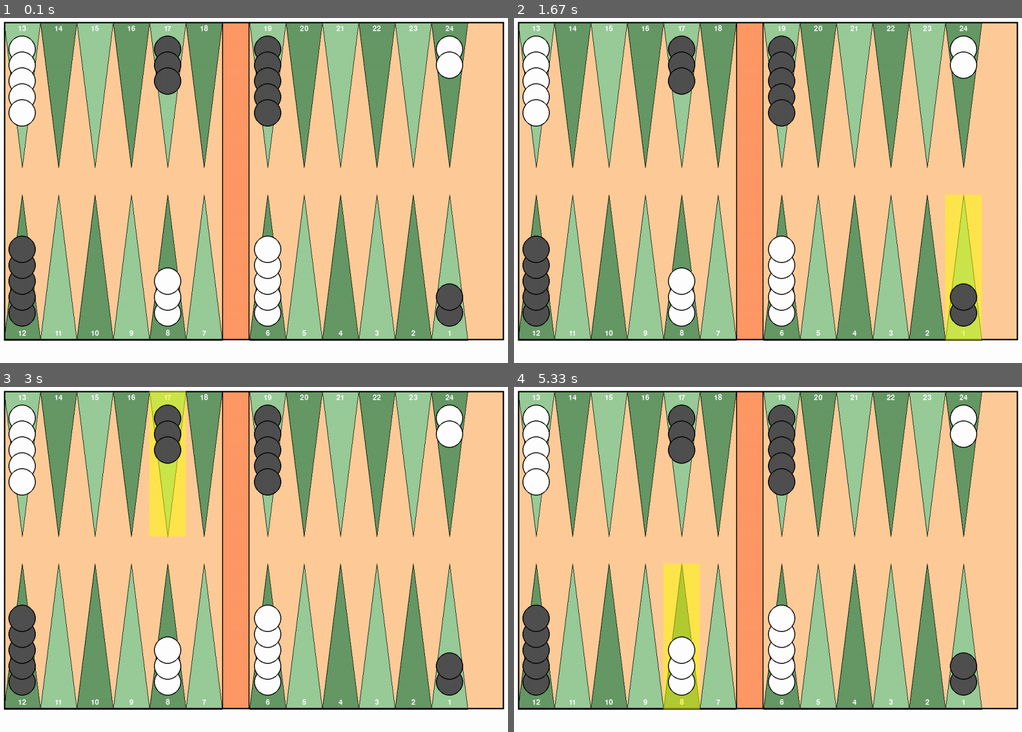
Above: before the commit, frames 1-4 (two rows, left to right).
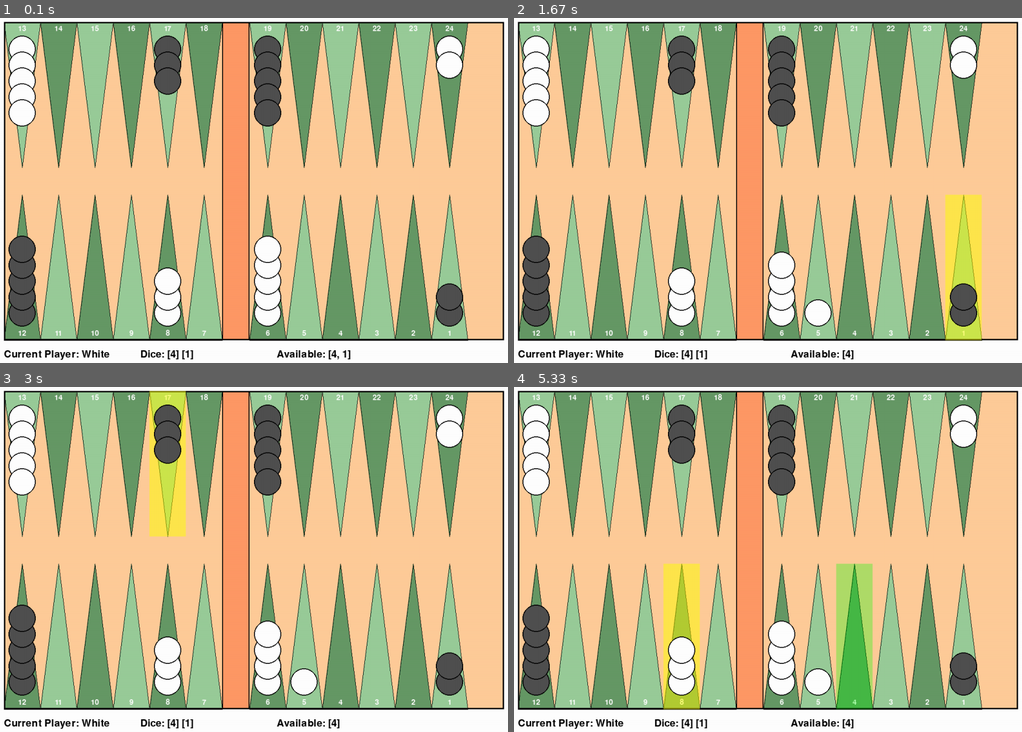
Above: after the commit, the same moments.

Repository: FraughtCoin/backgammon-training
Game: pygame game, started from main.py
The game is run twice, just before and just after one commit, with the same random seed, the same clock (stepped at 60 frames per second) and the same inputs.
Inputs (mouse positions are in pixels of both pictures, inside the frame that each line leads up to):
- Up to frame 1 (0.1 s): no input
- Up to frame 2 (1.67 s): click (768, 180) at 0.38 s; click (823, 262) at 0.72 s; click (849, 52) at 1.05 s; click (966, 307) at 1.38 s
- Up to frame 3 (3 s): click (264, 428) at 1.72 s; click (228, 645) at 2.05 s; click (457, 687) at 2.38 s; click (177, 473) at 2.72 s
- Up to frame 4 (5.33 s): click (910, 518) at 3.05 s; click (966, 521) at 3.38 s; click (884, 487) at 3.72 s; click (889, 459) at 4.05 s; click (793, 535) at 4.38 s; click (610, 528) at 4.72 s; click (686, 656) at 5.05 s

The runs differ from the first frame. In frame 1, 0.6% of the frame differs, in the area x 0-69%, y 96-100%; in frame 2, 1.2%; in frame 3, 1.2%; in frame 4, 4.2%, in the area x 0-71%, y 51-100%.

Commit message:
Added movement on board and highlighting possible moves

Diff:
--- a/ui/board_renderer.py
+++ b/ui/board_renderer.py
@@ -15,7 +15,7 @@
         self.bar_width = bar_width
         self.colors = colors
 
-    def draw_board(self, selected_line: Optional[int]):
+    def draw_board(self, selected_line: Optional[int], legal_destinations=None):
         """
         Draw the complete board.
         Args:
@@ -26,6 +26,9 @@
         self._draw_bar()
         self._draw_border()
         self._draw_highlight(selected_line)
+
+        if legal_destinations:
+            self._draw_legal_destinations(legal_destinations)
 
     def _draw_background(self):
         """
@@ -215,3 +218,34 @@
             y = self.board_y + self.board_height - self.point_height
 
         self.screen.blit(highlight_surface, (x, y))
+
+    def _draw_legal_destinations(self, destinations):
+        """
+        """
+        for dest in destinations:
+            if dest == -1:
+                continue
+
+            _, _, is_top = self._get_line_position(dest)
+            highlight_surface = pygame.Surface((self.point_width, self.point_height),
+                                               pygame.SRCALPHA)
+            highlight_surface.fill(self.colors['legal_destination'])
+
+            if is_top:
+                visual_index = dest - 12
+                x_offset = visual_index * self.point_width
+                if visual_index >= 6:
+                    x_offset += self.bar_width
+
+                x = self.board_x + x_offset
+                y = self.board_y
+            else:
+                visual_index = 11 - dest
+                x_offset = visual_index * self.point_width
+                if visual_index >= 6:
+                    x_offset += self.bar_width
+
+                x = self.board_x + x_offset
+                y = self.board_y + self.board_height - self.point_height
+
+            self.screen.blit(highlight_surface, (x, y))
--- a/ui/pygame_ui.py
+++ b/ui/pygame_ui.py
@@ -1,7 +1,7 @@
 import pygame
 import sys
-from typing import Tuple, Optional
-from game import BackgammonGame
+from typing import Tuple, Optional, List
+from game import BackgammonGame, Move, Player
 from .board_renderer import BoardRenderer
 from .token_renderer import TokenRenderer
 
@@ -36,6 +36,8 @@
         'point_light': (153, 204, 153),
         'point_dark': (102, 153, 102),
         'highlight': (255, 255, 0, 128),
+        'legal_destination': (0, 255, 0, 80),
+        'text': (0, 0, 0),
     }
 
     def __init__(self) -> None:
@@ -56,6 +58,7 @@
         self.board_y = self.BOARD_MARGIN
 
         self.selected_line = None
+        self.legal_destinations = []
 
         self.board_renderer = BoardRenderer(
             self.screen, self.board_x, self.board_y,
@@ -95,10 +98,28 @@
         """
         clicked_line = self.get_line_at_position(pos)
         if clicked_line is not None:
-            if self.selected_line == clicked_line:
-                self.selected_line = None
+            if self.selected_line is not None and self.selected_line != clicked_line:
+                legal_moves = self.get_legal_moves_from_line(self.selected_line)
+                for move in legal_moves:
+                    if move.to_line == clicked_line:
+                        if self.game.make_move(move):
+                            self.selected_line = None
+                            self.legal_destinations = []
+
+                            if not self.game.get_available_dice():
+                                self.game.end_turn()
+
+                            return
+
+                self.selected_line = clicked_line
+                self.legal_destinations = self.get_legal_destinations(self.selected_line)
             else:
-                self.selected_line = clicked_line
+                if self.selected_line == clicked_line:
+                    self.selected_line = None
+                    self.legal_destinations = []
+                else:
+                    self.selected_line = clicked_line
+                    self.legal_destinations = self.get_legal_destinations(self.selected_line)
         else:
             self.selected_line = None
 
@@ -136,15 +157,72 @@
         else:
             return 11 - column
 
+    def get_legal_moves_from_line(self, from_line: int) -> List[Move]:
+        """
+        Get all legal moves starting from a specific line.
+        Args:
+            from_line: starting line number (0-23)
+        Returns:
+            list of legal destination line numbers
+        """
+        all_legal_moves = self.game.get_legal_single_moves()
+        moves_from_point = [move for move in all_legal_moves
+                            if move.from_line == from_line]
+        return moves_from_point
+
+    def get_legal_destinations(self, from_line: int) -> List[int]:
+        """
+        Get all legal destination lines from a selected line.
+        Args:
+            from_line: starting line number (0-23)
+        Returns:
+            list of legal destination line numbers
+        """
+        moves = self.get_legal_moves_from_line(from_line)
+        destinations = []
+
+        for move in moves:
+            if move.to_line is not None:
+                destinations.append(move.to_line)
+            elif move.is_bearing:
+                destinations.append(-1)
+
+        return destinations
+
 
     def update(self):
         pass
 
     def draw(self):
         self.screen.fill(self.COLORS['background'])
-        self.board_renderer.draw_board(self.selected_line)
+        self.board_renderer.draw_board(self.selected_line, self.legal_destinations)
         self.token_renderer.draw_all_tokens(self.game.get_board())
+        self.draw_game_info()
         pygame.display.flip()
+
+    def draw_game_info(self):
+        """
+        """
+        info_y = self.board_y + self.BOARD_HEIGHT + 20
+        font = pygame.font.Font(None, 32)
+
+        current_player = self.game.get_current_player()
+        if current_player:
+            player_name = "White" if current_player == Player.WHITE else "Black"
+            text = font.render(f"Current Player: {player_name}", True, self.COLORS['text'])
+            self.screen.blit(text, (self.board_x, info_y))
+
+        dice = self.game.get_current_dice()
+        if dice:
+            dice_text = f"Dice: [{dice[0]}] [{dice[1]}]"
+            text = font.render(dice_text, True, self.COLORS['text'])
+            self.screen.blit(text, (self.board_x + 300, info_y))
+
+        available = self.game.get_available_dice()
+        if available:
+            available_text = f"Available: {available}"
+            text = font.render(available_text, True, self.COLORS['text'])
+            self.screen.blit(text, (self.board_x + 600, info_y))
 
     def run(self):
         self.game.start_game()
